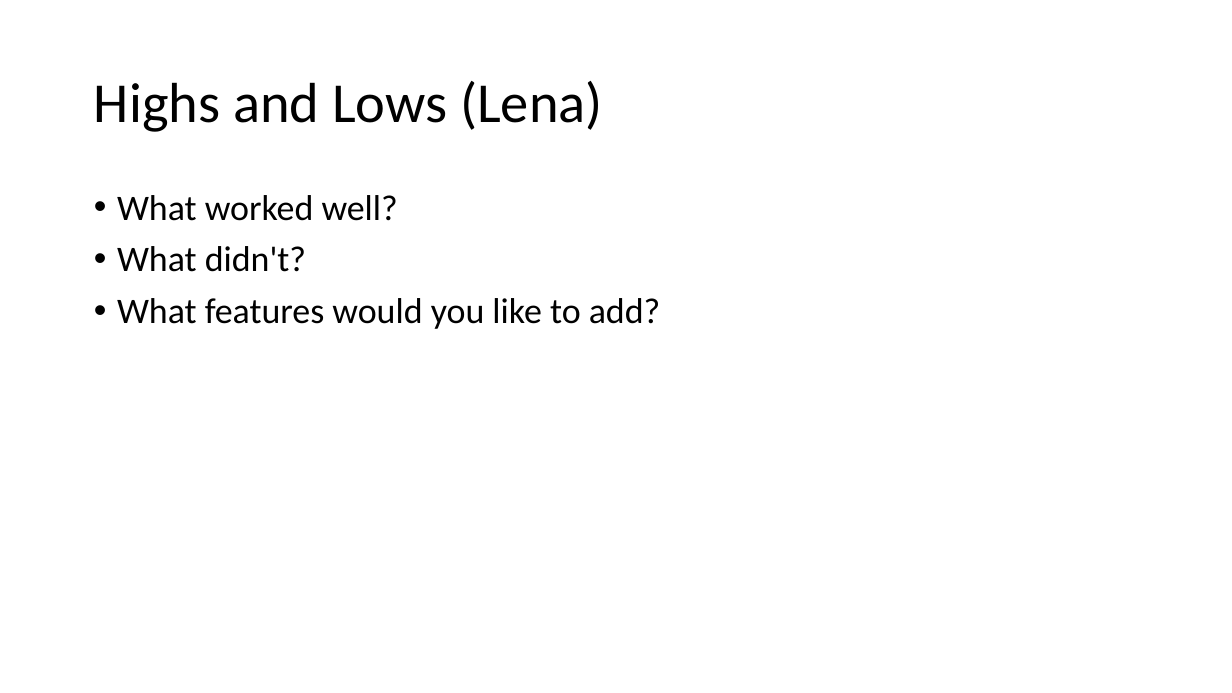
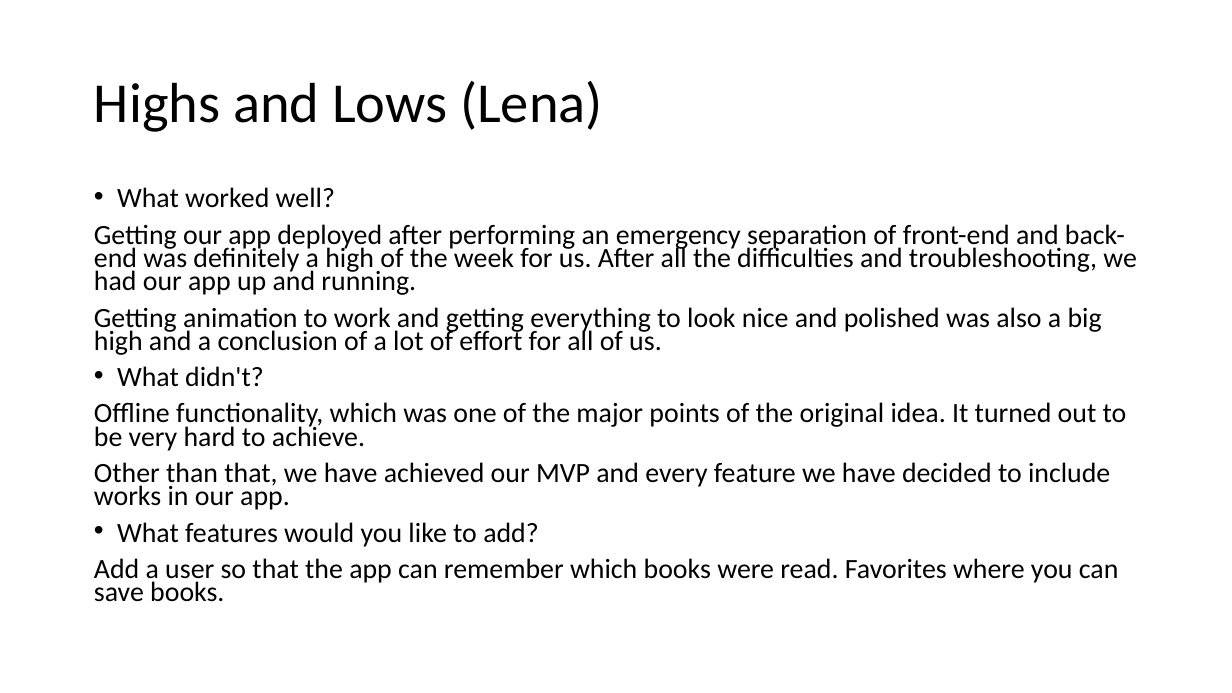
Before and after one commit to fanelenan7/project3, a slide deck: slide 6 of Group_presentation.pptx. Drawn at 1232x693 pixels with LibreOffice and Linux fonts; fonts in the diff are those of the drawing. Boxes give left, top, right and bottom in pixels: in the first picture for what was removed or moved away, otherwise in the second. Text is boxed around its words. In the diff, an @@ line names an element or a change of style, - is before the commit and + after.

```diff
--- a/Group_presentation.pptx
+++ b/Group_presentation.pptx
@@ text at <box>117,187,539,547</box>: size 28 to 21.7 pt in "What worked well?", "What didn't?", "What features would you like to add?"; line spacing 0.9 to 0.7 @@
@@ text at <box>94,224,1137,355</box>: paragraphs added @@
+Getting our app deployed after performing an emergency separation of front-end and back-end was definitely a high of the week for us. After all the difficulties and troubleshooting, we had our app up and running.
+Getting animation to work and getting everything to look nice and polished was also a big high and a conclusion of a lot of effort for all of us.
@@ text at <box>94,402,1127,510</box>: paragraphs added @@
+Offline functionality, which was one of the major points of the original idea. It turned out to be very hard to achieve.
+Other than that, we have achieved our MVP and every feature we have decided to include works in our app.
@@ text at <box>94,558,1119,602</box>: paragraph added @@
+Add a user so that the app can remember which books were read. Favorites where you can save books.
```
Also in this commit, not shown: 3 other slides changed, 1 slide added, 1 slide removed, 1 other file.
